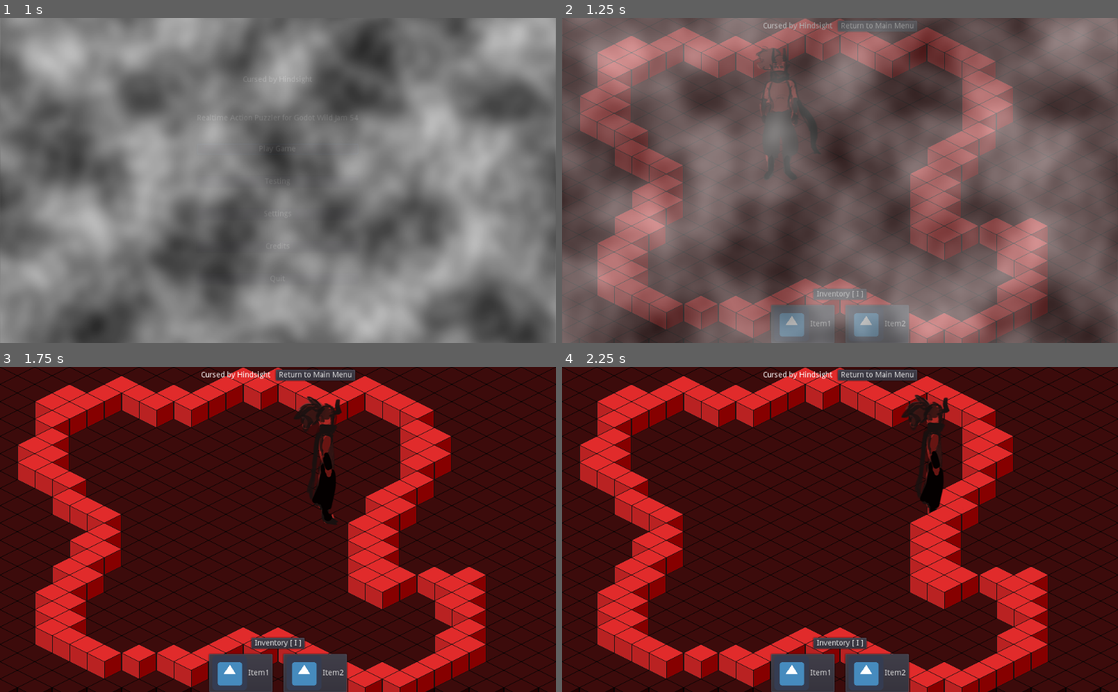
Above: before the commit, frames 1-4 (two rows, left to right).
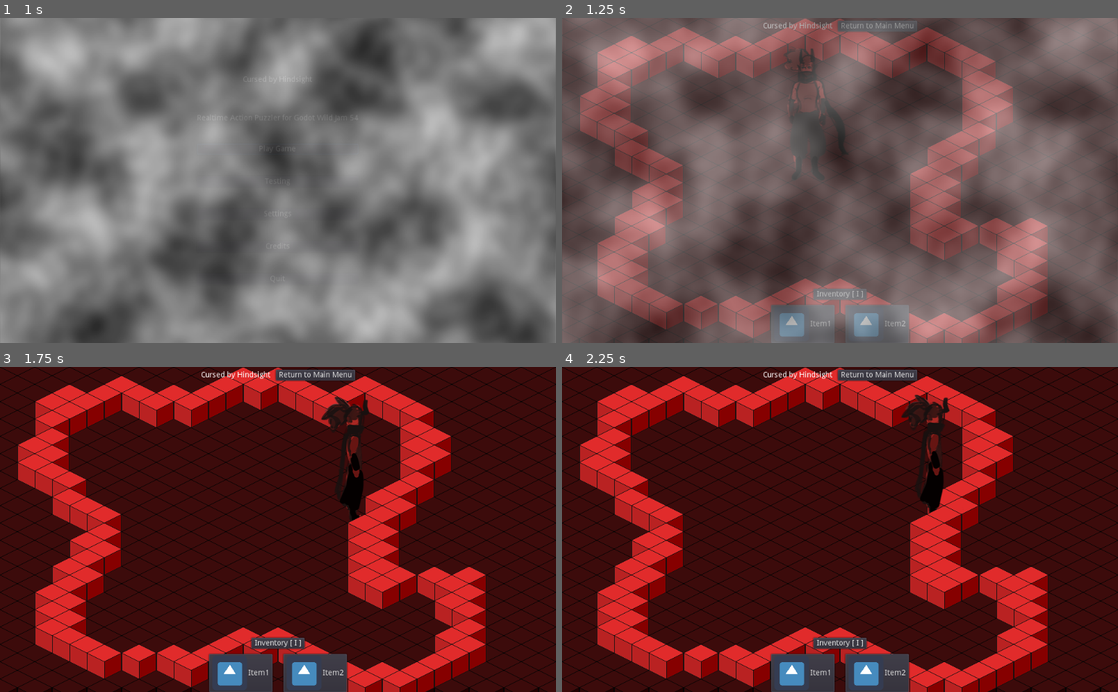
Above: after the commit, the same moments.

Repository: IMAFIREHAZARD/GWJ-54-Solid-Gold
Game: Godot game, scene res://Main.tscn
The game is run twice, just before and just after one commit, with the same random seed, the same clock (stepped at 60 frames per second) and the same inputs. The engine's default icon, where the game draws it, is replaced by a stand-in: a white triangle on a blue panel in a dark square. Sound files missing from this copy of the repository are replaced by a short silence.
Inputs (mouse positions are in pixels of both pictures, inside the frame that each line leads up to):
- Up to frame 1 (1 s): click "Play Game" at 0.5 s
- Up to frame 2 (1.25 s): no input
- Up to frame 3 (1.75 s): tap Enter at 1.25 s; move the mouse to (400, 513) at 1.27 s; hold D (move_right) from 1.28 s (still down); click (400, 513) at 1.42 s
- Up to frame 4 (2.25 s): release D (move_right) at 2 s; drag from (728, 545) to (812, 594) at 2.02 s

Frame 1 is identical in both runs. In frame 2, 0.4% of the frame differs, in the area x 34-48%, y 8-45%; in frame 3, 2.2%, in the area x 52-67%, y 8-49%; in frame 4, nothing differs.

Commit message:
Changed folder name casing
Idk if that actually gets tracked though, so I've also edited something that resides in that folder for good measure

Diff:
--- a/scenes/Levels/shooter/Shooter.tscn
+++ b/scenes/Levels/shooter/Shooter.tscn
@@ -17,4 +17,4 @@
 tile_data = PoolIntArray( -655349, 0, 0, -655348, 0, 0, -655347, 0, 0, -655346, 0, 0, -589813, 0, 0, -589809, 0, 0, -58 …(1221 unchanged characters)…
 
 [node name="Player" parent="YSort" index="2" instance=ExtResource( 1 )]
-position = Vector2( 404, 243 )
+position = Vector2( 455, 244 )
